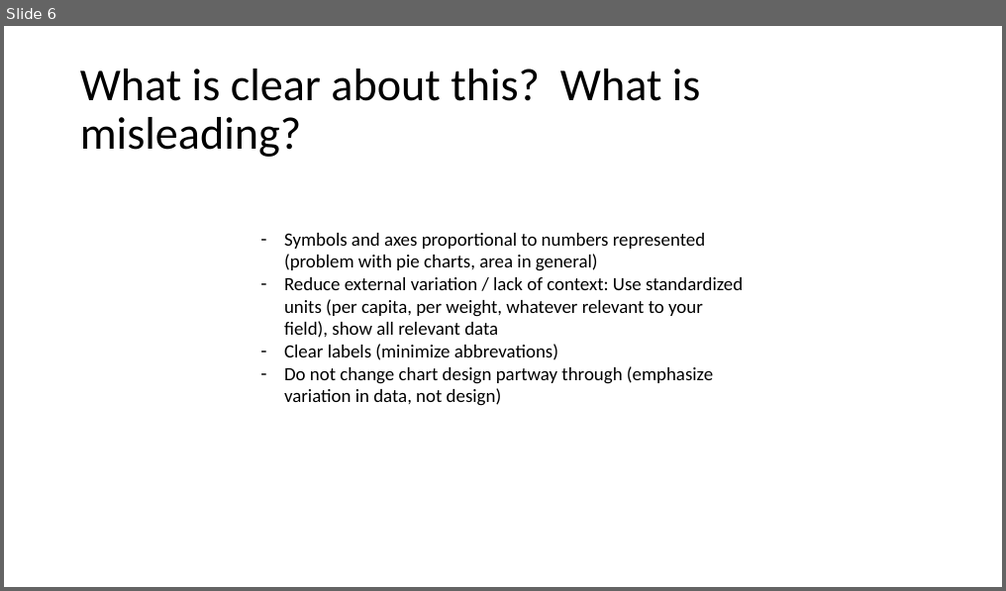
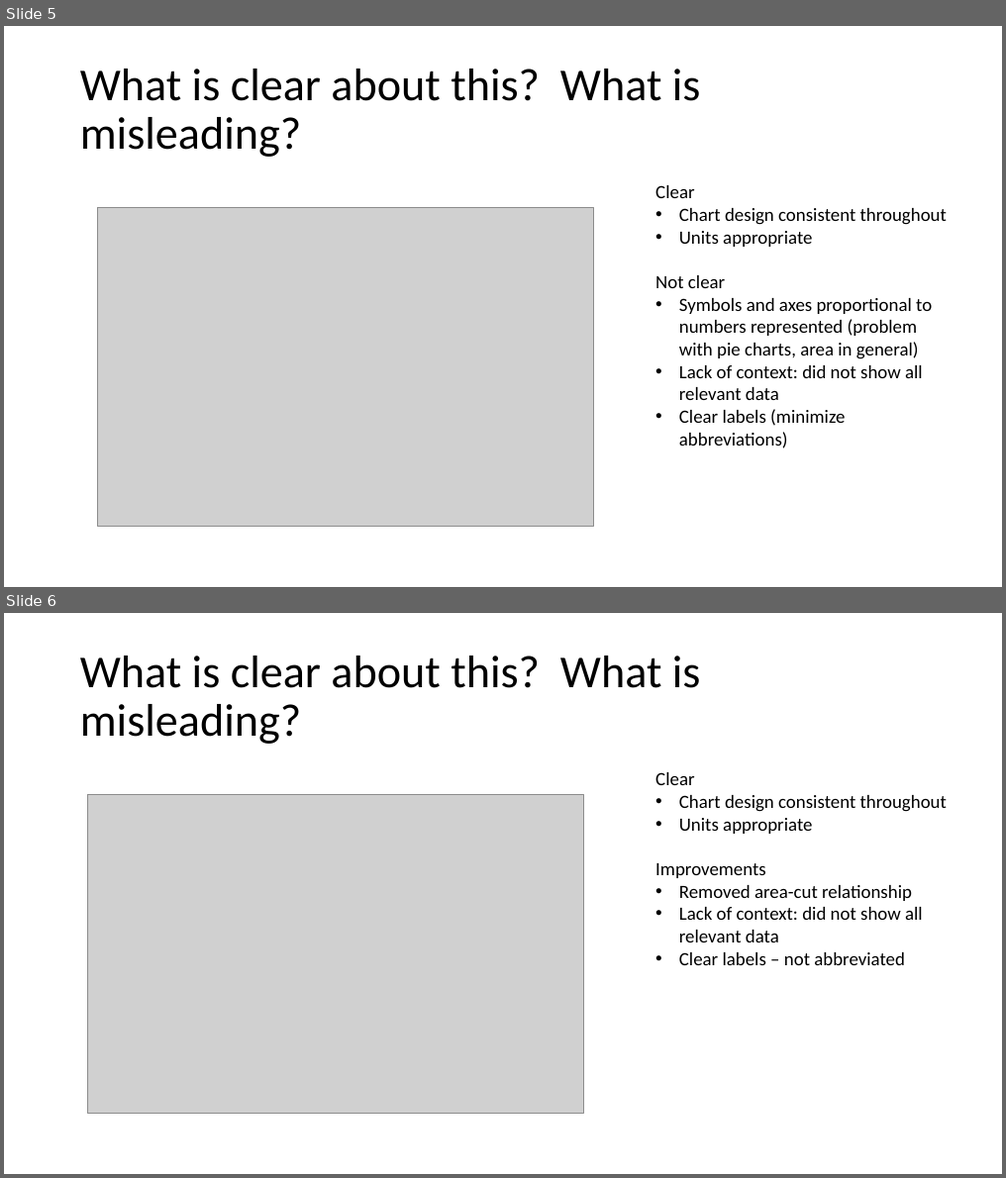
Before and after one commit to baeolophus/2025_data_viz_research, a slide deck: activities.pptx. Shown one above the other, each under a label of ours: slide 6 before the commit, slides 5 and 6 after it. The pictures are 1006x591 and 1006x1178 pixels, drawn with LibreOffice and Linux fonts; fonts in the diff are those of the drawing; grey boxes stand for pictures. Boxes give left, top, right and bottom in pixels: in the first picture for what was removed or moved away, otherwise in the second. Text is boxed around its words. In the diff, an @@ line names an element or a change of style, - is before the commit and + after.

Commit message:
added R-generated figures and organized text about each

```diff
--- a/activities.pptx
+++ b/activities.pptx
@@ slide 6 added at (4,613,1002,1174), background #FFFFFF @@
@@ title added at (80,656,701,744), 44 pt, text #000000 @@
+What is clear about this? What is misleading?
@@ text added at (655,772,946,965), 18 pt, text #000000 @@
+Clear
+• Chart design consistent throughout
+• Units appropriate
+Improvements
+• Removed area-cut relationship
+• Lack of context: did not show all relevant data
+• Clear labels – not abbreviated
@@ picture added at (88,795,583,1114) @@
@@ what was slide 6 is now slide 5 @@
@@ slide 5 changed as well @@
@@ text "Clear": place and size @@
-text "Clear" at (284,233,743,406)
+text "Clear" at (655,185,946,449)
@@ text at (655,185,946,288): paragraphs added @@
+Clear
+• Chart design consistent throughout
+• Units appropriate
+Not clear
@@ picture added at (98,208,593,527) @@
@@ text at (679,298,932,360): bullet - to • @@
@@ text at (679,366,923,449): text changed @@
-– Reduce external variation / lack of context: Use standardized units (per capita, per weight, whatever relevant to your field), show all relevant data
-– Clear labels (minimize abbrevations)
-– Do not change chart design partway through (emphasize variation in data, not design)
+• Lack of context: did not show all relevant data
+• Clear labels (minimize abbreviations)
```
Also in this commit, not shown: 4 other slides changed, 2 slides removed.
